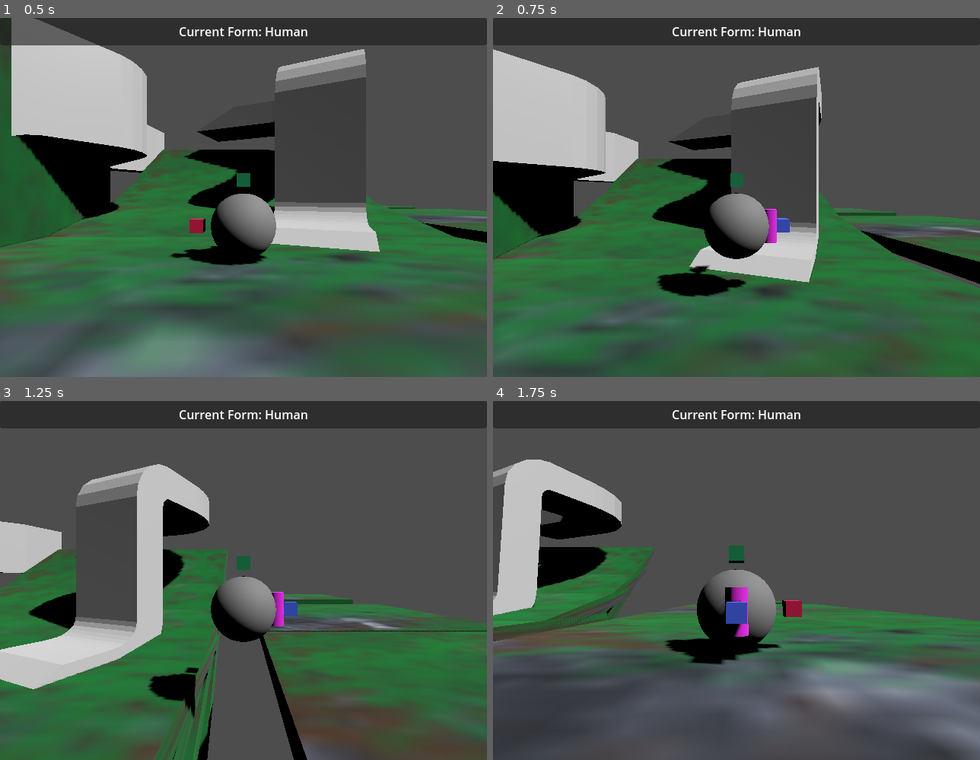
Above: before the commit, frames 1-4 (two rows, left to right).
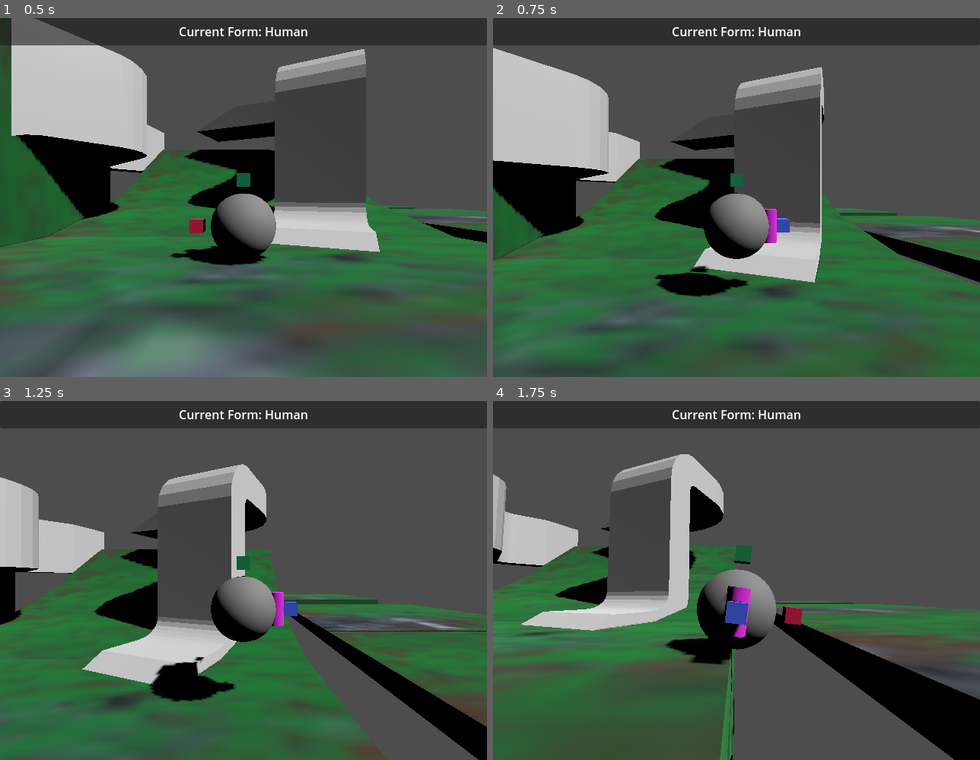
Above: after the commit, the same moments.

Repository: LettucePie/druid
Game: Godot game, scene res://playscenes/play_0.tscn
The game is run twice, just before and just after one commit, with the same random seed, the same clock (stepped at 60 frames per second) and the same inputs.
Inputs:
- Up to frame 1 (0.5 s): no input
- Up to frame 2 (0.75 s): tap Enter (ui_accept) at 0.5 s; hold D (move_right) from 0.53 s (still down); tap Space (jump) at 0.6 s
- Up to frame 3 (1.25 s): keep holding D (move_right); tap Space (jump) at 0.77, 1.07 s
- Up to frame 4 (1.75 s): release D (move_right) at 1.28 s; hold S (move_down) from 1.28 s (still down); tap K (cam_down) at 1.35 s; tap Space (jump) at 1.52, 1.55 s

Frame 1 is identical in both runs. In frame 2, 2.1% of the frame differs, in the area x 0-100%, y 8-78%; in frame 3, 37%; in frame 4, 38%, in the area x 0-100%, y 14-100%.

Commit message:
fixed cornering speedup on jump velocity

Diff:
--- a/core/player.gd
+++ b/core/player.gd
@@ -75,7 +75,7 @@
 		floor_max_angle = climb_angle
 		form_speed = 4.0
 		form_jump = 4.0
-		form_air_control = 0.9
+		form_air_control = 4.9
 	if form == Form.RAT:
 		pass
 	if form == Form.WOLF:
@@ -84,7 +84,7 @@
 		floor_max_angle = climb_angle
 		form_speed = 7.0
 		form_jump = 5.0
-		form_air_control = 0.1
+		form_air_control = 1.0
 		update_up(Vector3.UP)
 
 
@@ -228,8 +228,30 @@
 			## Apply Gravity
 			velocity.y -= gravity * delta
 
-			jump_velocity.x += (accelerated_dir.x * form_air_control) * delta
-			jump_velocity.z += (accelerated_dir.z * form_air_control) * delta
+			## Catch the directional movement and clamp down corner speed
+			var float_dir = Vector2(
+				accelerated_dir.x,
+				accelerated_dir.z).limit_length(form_speed * form_air_control)
+
+			## Add on the new airborne directional movement.
+			jump_velocity.x = clamp(
+				jump_velocity.x + float_dir.x * delta,
+				jump_velocity_mag * -1.0,
+				jump_velocity_mag
+			)
+			jump_velocity.z = clamp(
+				jump_velocity.z + float_dir.y * delta,
+				jump_velocity_mag * -1.0,
+				jump_velocity_mag
+			)
+
+			## Clamp down the cornering speed AGAIN...
+			## There's probably a better way to do this.
+			var mag_limited = Vector2(
+				jump_velocity.x,
+				jump_velocity.z).limit_length(jump_velocity_mag)
+			jump_velocity.x = mag_limited.x
+			jump_velocity.z = mag_limited.y
 
 			## Apply (possibly) modified jump velocity
 			velocity.x = jump_velocity.x
